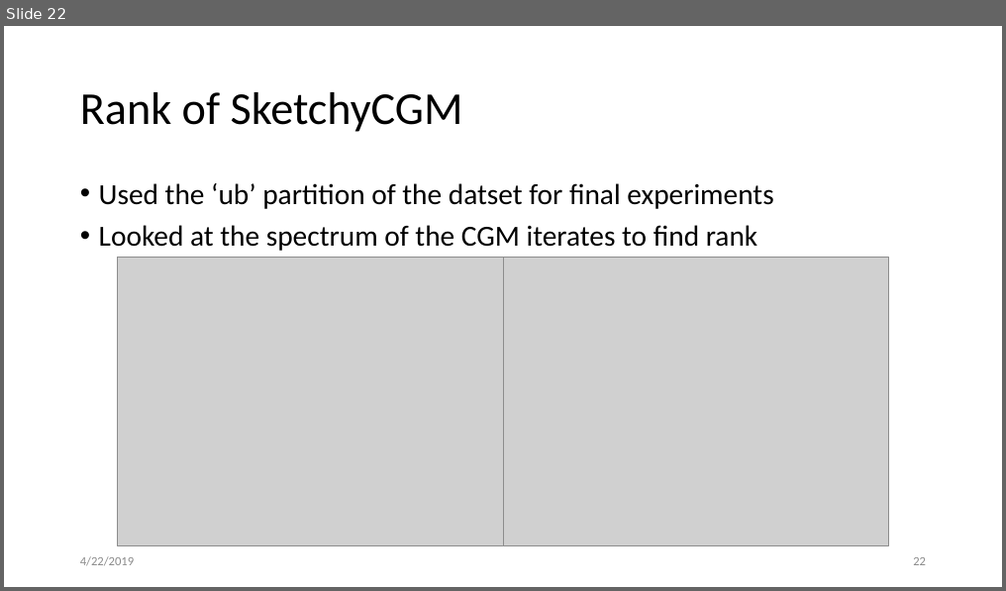
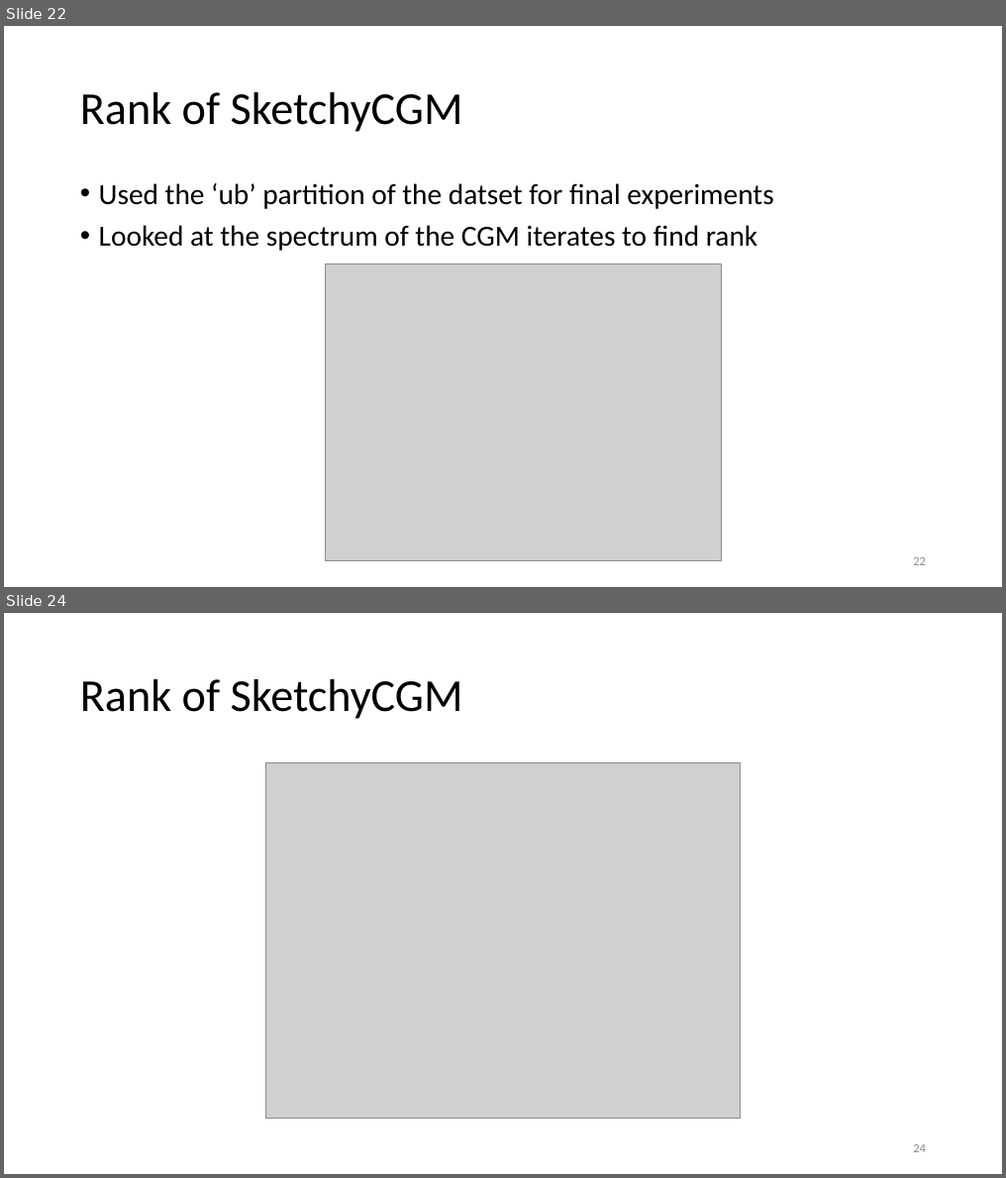
Before and after one commit to aniksh/sketchycgm-python, a slide deck: presentation.pptx. Shown one above the other, each under a label of ours: slide 22 before the commit, slides 22 and 24 after it; the slides between them are not shown. The pictures are 1006x591 and 1006x1178 pixels, drawn with LibreOffice and Linux fonts; fonts in the diff are those of the drawing; grey boxes stand for pictures. Boxes give left, top, right and bottom in pixels: in the first picture for what was removed or moved away, otherwise in the second. Text is boxed around its words. In the diff, an @@ line names an element or a change of style, - is before the commit and + after.

```diff
--- a/presentation.pptx
+++ b/presentation.pptx
@@ slide 24 added at <box>4,613,1002,1174</box>, background #FFFFFF @@
@@ title added at <box>80,679,463,719</box>, 44 pt, text #000000 @@
+Rank of SketchyCGM
@@ picture added at <box>265,762,740,1119</box> @@
@@ page number added at <box>913,1145,926,1153</box>, 12 pt, text #8C8C8C @@
+24
@@ slide 22 changed as well @@
@@ picture removed at <box>118,258,503,547</box> @@
@@ picture removed at <box>503,258,889,547</box> @@
@@ picture added at <box>325,264,721,562</box> @@
@@ text removed at <box>80,557,134,567</box> @@
-4/22/2019
```
Also in this commit, not shown: 22 other slides changed, 13 other slides added, 2 slides removed.
